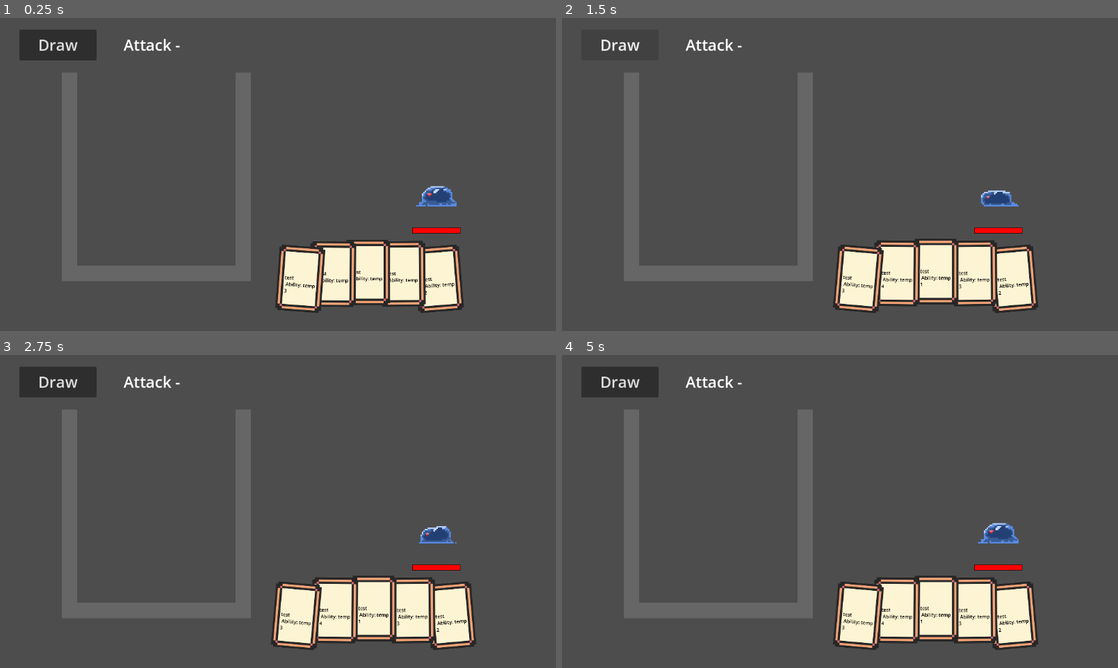
Above: before the commit, frames 1-4 (two rows, left to right).
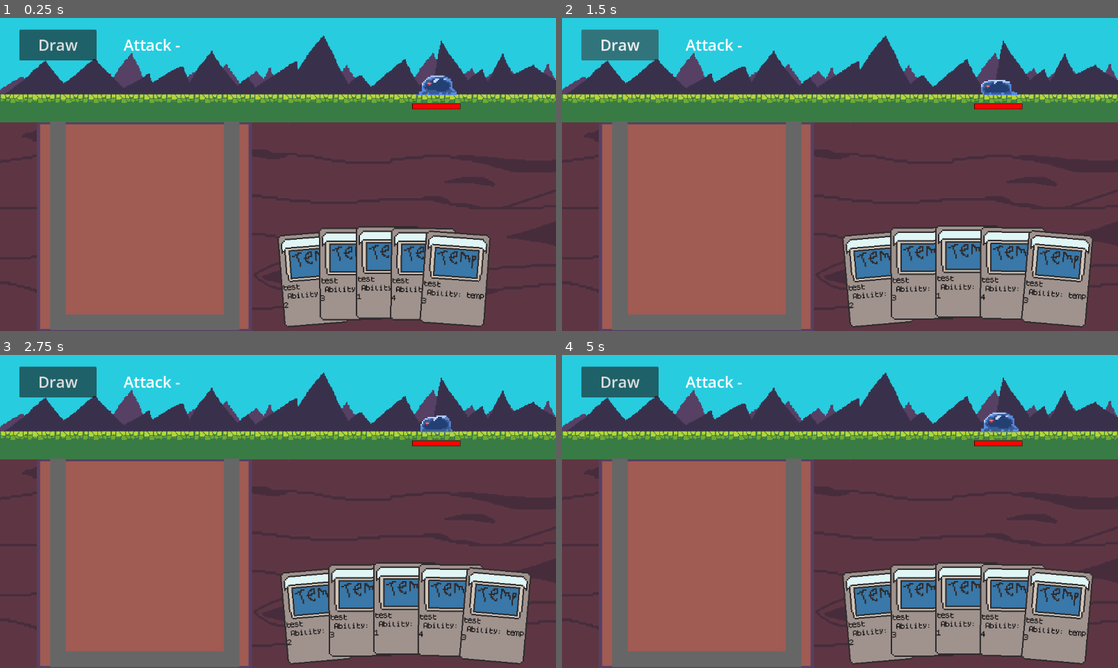
Above: after the commit, the same moments.

Repository: nmh6063-star/GameDesign-FinalProject
Game: Godot game, scene res://scenes/main.tscn
Two runs of this game, one before a commit and one after it. Both use one fixed random seed, a clock stepped at 60 frames per second and the inputs below.
Inputs (mouse positions are in pixels of both pictures, inside the frame that each line leads up to):
- Up to frame 1 (0.25 s): no input
- Up to frame 2 (1.5 s): move the mouse to (962, 158) at 0.52 s; hold D (right) 0.53-1.25 s; click (962, 158) at 0.6 s; click "Draw" at 1.25 s
- Up to frame 3 (2.75 s): move the mouse to (166, 527) at 2.02 s; hold A (left) from 2.03 s (still down); click (166, 527) at 2.1 s
- Up to frame 4 (5 s): move the mouse to (895, 442) at 2.77 s; release A (left) at 2.78 s; hold D (right) 2.78-4.28 s; tap Space (space) at 2.85 s; click (895, 442) at 3.05 s; move the mouse to (812, 574) at 3.52 s; click (812, 574) at 3.6 s; move the mouse to (1006, 558) at 4.27 s; hold A (left) from 4.28 s (still down); click (1006, 558) at 4.35 s

The runs differ from the first frame. In frame 1, 70% of the frame differs, in the area x 0-100%, y 0-100%; in frame 2, 72%; in frame 3, 72%; in frame 4, 72%.

Commit message:
Assets + small gameplay tweaks

Diff:
--- a/project.godot
+++ b/project.godot
@@ -221,6 +221,7 @@
 
 [rendering]
 
+textures/canvas_textures/default_texture_filter=0
 rendering_device/driver.windows="d3d12"
 renderer/rendering_method="gl_compatibility"
 renderer/rendering_method.mobile="gl_compatibility"
--- a/scenes/card.tscn
+++ b/scenes/card.tscn
@@ -1,25 +1,38 @@
 [gd_scene format=3 uid="uid://dx4o74gb1vkls"]
 
-[ext_resource type="Script" uid="uid://lv3dydsm70w4" path="res://card.gd" id="1_6u4wf"]
-[ext_resource type="Texture2D" uid="uid://u6l4n4vn83tn" path="res://assets/cardThing.png" id="1_d81rb"]
+[ext_resource type="Script" uid="uid://lv3dydsm70w4" path="res://scripts/card.gd" id="1_6u4wf"]
+[ext_resource type="Texture2D" uid="uid://dvrcd2kbcspvf" path="res://assets/CardBase.png" id="2_6u4wf"]
+[ext_resource type="FontFile" uid="uid://cayrjpy74afpm" path="res://assets/dogica/TTF/dogica.ttf" id="3_kg30u"]
+[ext_resource type="FontFile" uid="uid://ygxh47ffy164" path="res://assets/dogica/TTF/dogicabold.ttf" id="4_sy11y"]
+
+[sub_resource type="FontVariation" id="FontVariation_6ligt"]
+base_font = ExtResource("3_kg30u")
+spacing_glyph = -1
+
+[sub_resource type="FontVariation" id="FontVariation_kg30u"]
+base_font = ExtResource("4_sy11y")
+spacing_glyph = -1
 
 [sub_resource type="RectangleShape2D" id="RectangleShape2D_tefeu"]
-size = Vector2(480, 679.99994)
+size = Vector2(42.66668, 64.000015)
 
 [node name="Card" type="StaticBody2D" unique_id=1364125414]
-scale = Vector2(0.2, 0.2)
+scale = Vector2(3, 3)
 script = ExtResource("1_6u4wf")
 
 [node name="Sprite2D" type="Sprite2D" parent="." unique_id=699973711]
-texture = ExtResource("1_d81rb")
+texture = ExtResource("2_6u4wf")
 
 [node name="RichTextLabel" type="RichTextLabel" parent="Sprite2D" unique_id=24366303]
 modulate = Color(0, 0, 0, 1)
-offset_left = -159.99998
-offset_top = -40.00001
-offset_right = 159.99998
-offset_bottom = 239.99995
-theme_override_font_sizes/normal_font_size = 50
+offset_left = -22.222214
+offset_top = 2.7777786
+offset_right = 21.333336
+offset_bottom = 32.0
+theme_override_constants/line_separation = 2
+theme_override_fonts/normal_font = SubResource("FontVariation_6ligt")
+theme_override_fonts/bold_font = SubResource("FontVariation_kg30u")
+theme_override_font_sizes/normal_font_size = 4
 text = "Test"
 
 [node name="Area2D" type="Area2D" parent="." unique_id=180278618]
@@ -27,5 +40,39 @@
 scale = Vector2(0.99999964, 0.99999964)
 
 [node name="CollisionShape2D" type="CollisionShape2D" parent="Area2D" unique_id=734854945]
-position = Vector2(0, 4.7683716e-07)
+position = Vector2(1.2715661e-06, -4.999999)
 shape = SubResource("RectangleShape2D_tefeu")
+
+[node name="Info" type="Control" parent="." unique_id=579297667]
+visible = false
+layout_mode = 3
+anchors_preset = 0
+offset_top = 4.999999
+offset_right = 40.0
+offset_bottom = 45.0
+
+[node name="Panel" type="Panel" parent="Info" unique_id=226446113]
+layout_mode = 0
+offset_left = 21.333334
+offset_top = -66.33333
+offset_right = 61.333336
+offset_bottom = -26.333328
+scale = Vector2(1.626667, 1.8000003)
+
+[node name="RichTextLabel" type="RichTextLabel" parent="Info" unique_id=1172375028]
+layout_mode = 0
+offset_left = 22.666668
+offset_top = -63.666668
+offset_right = 82.66667
+offset_bottom = 3.0000038
+theme_override_constants/line_separation = 2
+theme_override_fonts/normal_font = SubResource("FontVariation_6ligt")
+theme_override_fonts/bold_font = SubResource("FontVariation_kg30u")
+theme_override_font_sizes/normal_font_size = 4
+text = "This is a placeholder info card!"
+
+[node name="Timer" type="Timer" parent="." unique_id=1196319958]
+wait_time = 0.5
+one_shot = true
+
+[connection signal="timeout" from="Timer" to="." method="_on_timer_timeout"]
--- /dev/null
+++ b/scenes/indicator_sprite.tscn
@@ -0,0 +1,8 @@
+[gd_scene format=3 uid="uid://dyoj8165ej3ax"]
+
+[ext_resource type="Texture2D" uid="uid://bw1g8w6rafqq8" path="res://assets/DownIndicator.png" id="1_fhjgc"]
+
+[node name="IndicatorSprite" type="Sprite2D" unique_id=722041512]
+modulate = Color(1, 1, 1, 0.5019608)
+scale = Vector2(1.8, 1.8)
+texture = ExtResource("1_fhjgc")
--- a/scenes/main.tscn
+++ b/scenes/main.tscn
@@ -3,9 +3,15 @@
 [ext_resource type="Script" uid="uid://s4qt6dvg74hs" path="res://scripts/ball.gd" id="1_o5qli"]
 [ext_resource type="Script" uid="uid://cftpvhiigjnfb" path="res://scripts/game_manager.gd" id="2_gm"]
 [ext_resource type="Script" uid="uid://cporlap5pcio6" path="res://scripts/box_out.gd" id="3_boxout"]
+[ext_resource type="Texture2D" uid="uid://cb5hmafbmxhfj" path="res://assets/WoodBack.png" id="3_o6xl0"]
 [ext_resource type="Texture2D" uid="uid://c705s3lh6osjc" path="res://assets/slime-Sheet.png" id="3_sugp2"]
+[ext_resource type="Texture2D" uid="uid://dxxvadmvkcnn5" path="res://assets/grassland.png" id="3_tipki"]
 [ext_resource type="Script" uid="uid://c84djf6lsmrg3" path="res://scripts/enemy.gd" id="4_enemy"]
+[ext_resource type="Texture2D" uid="uid://cux7863nh88cw" path="res://assets/CapsuleBall.png" id="5_85g3d"]
+[ext_resource type="FontFile" uid="uid://ygxh47ffy164" path="res://assets/dogica/TTF/dogicabold.ttf" id="6_choun"]
 [ext_resource type="Script" uid="uid://p3wyp646yn4m" path="res://scripts/card_manager.gd" id="6_o6xl0"]
+[ext_resource type="Script" uid="uid://bv761w1yohjv5" path="res://scripts/line_indicator.gd" id="11_ya4ey"]
+[ext_resource type="PackedScene" uid="uid://dyoj8165ej3ax" path="res://scenes/indicator_sprite.tscn" id="12_eb6dy"]
 
 [sub_resource type="GDScript" id="GDScript_0wfyh"]
 script/source = "extends Node2D
@@ -52,6 +58,11 @@
 "
 
 [sub_resource type="CircleShape2D" id="CircleShape2D_o5qli"]
+radius = 20.0
+
+[sub_resource type="FontVariation" id="FontVariation_ya4ey"]
+base_font = ExtResource("6_choun")
+spacing_glyph = -2
 
 [sub_resource type="AtlasTexture" id="AtlasTexture_jyhfs"]
 atlas = ExtResource("3_sugp2")
@@ -234,19 +245,52 @@
 [node name="GameManager" type="Node" parent="." unique_id=393182643]
 script = ExtResource("2_gm")
 
+[node name="WoodBack" type="Sprite2D" parent="." unique_id=1221723363]
+position = Vector2(248, 0)
+scale = Vector2(1.8, 1.8)
+texture = ExtResource("3_o6xl0")
+
+[node name="Overworld" type="Sprite2D" parent="." unique_id=1512669767]
+position = Vector2(248, 0)
+scale = Vector2(1.8, 1.8)
+texture = ExtResource("3_tipki")
+
+[node name="LineIndicator" type="Node2D" parent="." unique_id=692861044]
+position = Vector2(0, -35)
+script = ExtResource("11_ya4ey")
+
+[node name="IndicatorSprite" parent="LineIndicator" unique_id=722041512 instance=ExtResource("12_eb6dy")]
+
 [node name="Ball" type="RigidBody2D" parent="." unique_id=1860811735]
 visible = false
-position = Vector2(0, -144)
+position = Vector2(0, -83)
 gravity_scale = 0.0
 contact_monitor = true
 max_contacts_reported = 1
 script = ExtResource("1_o5qli")
 
+[node name="Sprite2D" type="Sprite2D" parent="Ball" unique_id=1556687559]
+scale = Vector2(1.25, 1.25)
+texture = ExtResource("5_85g3d")
+
 [node name="CollisionShape2D" type="CollisionShape2D" parent="Ball" unique_id=186235093]
 shape = SubResource("CircleShape2D_o5qli")
 debug_color = Color(0.99310964, 0, 0.24909496, 0.41960785)
 
 [node name="Polygon2D" type="Polygon2D" parent="Ball" unique_id=1960507745]
+
+[node name="RichTextLabel" type="RichTextLabel" parent="Ball" unique_id=366601379]
+offset_left = -20.0
+offset_top = -20.0
+offset_right = 20.0
+offset_bottom = 20.0
+theme_override_fonts/bold_font = SubResource("FontVariation_ya4ey")
+theme_override_font_sizes/bold_font_size = 8
+bbcode_enabled = true
+text = "[b]1[/b]"
+scroll_active = false
+horizontal_alignment = 1
+vertical_alignment = 1
 
 [node name="Camera2D" type="Camera2D" parent="." unique_id=1533831879]
 position = Vector2(248, 0)
@@ -274,8 +318,15 @@
 vertical_alignment = 1
 metadata/_edit_use_anchors_ = true
 
+[node name="MarginContainer" type="MarginContainer" parent="UI" unique_id=651569895]
+offset_right = 40.0
+offset_bottom = 40.0
+
+[node name="TextureRect" type="TextureRect" parent="UI/MarginContainer" unique_id=299898437]
+layout_mode = 2
+
 [node name="Box" type="StaticBody2D" parent="." unique_id=953407219]
-position = Vector2(-16, 8)
+position = Vector2(-40, 109)
 
 [node name="box_left" type="Polygon2D" parent="Box" unique_id=1832960912]
 position = Vector2(14, -226)
@@ -290,15 +341,16 @@
 polygon = PackedVector2Array(-25.082527, -26.711191, -25.082527, 25.979378, 26.127628, 25.979378, 26.127628, -26.711191, 21.947208, -26.711191, 21.947208, 22.076374, -20.902105, 22.076374, -20.902105, -26.711191)
 
 [node name="Enemy" type="Node2D" parent="." unique_id=144872954]
+position = Vector2(0, -230)
 script = ExtResource("4_enemy")
 
 [node name="HealthBar" type="Control" parent="Enemy" unique_id=9001001]
 layout_mode = 3
 anchors_preset = 0
 offset_left = 526.0
-offset_top = 110.0
+offset_top = 83.0
 offset_right = 626.0
-offset_bottom = 122.0
+offset_bottom = 95.0
 
 [node name="Background" type="ColorRect" parent="Enemy/HealthBar" unique_id=9001002]
 layout_mode = 1
@@ -343,7 +395,7 @@
 polygon = PackedVector2Array(-80, 0, -72, 0, -56, 32, -32, 48, 0, 56, 32, 48, 56, 32, 72, 0, 80, 0, 64, 32, 32, 56, 0, 64, -32, 56, -64, 32)
 
 [node name="CardManager" type="Node2D" parent="." unique_id=492797140]
-position = Vector2(336, 216)
+position = Vector2(184, 216)
 script = ExtResource("6_o6xl0")
 hand_curve = SubResource("Curve_o6xl0")
 rotation_curve = SubResource("Curve_tipki")
--- a/scripts/ball.gd
+++ b/scripts/ball.gd
@@ -41,11 +41,17 @@
 func _draw() -> void:
 	var radius := _radius()
 	var color := Color(0.3 + 0.05 * level, 0.8 - 0.06 * level, 0.3)
-	draw_circle(Vector2.ZERO, radius, color)
+	#draw_circle(Vector2.ZERO, radius, color)
+	var sprite = $Sprite2D
+	var texture_width = sprite.texture.get_width()
+	var scale_factor = (radius * 2) / texture_width
+	sprite.scale = Vector2(scale_factor, scale_factor)
+	sprite.modulate = color
 	var font := ThemeDB.fallback_font
 	var num := str(level)
 	var sz := font.get_string_size(num, HORIZONTAL_ALIGNMENT_LEFT, -1, LABEL_FONT_SIZE)
-	draw_string(font, Vector2(-sz.x / 2.0, sz.y / 2.0), num, HORIZONTAL_ALIGNMENT_LEFT, -1, LABEL_FONT_SIZE)
+	$RichTextLabel.text = num
+	#draw_string(font, Vector2(-sz.x / 2.0, sz.y / 2.0), num, HORIZONTAL_ALIGNMENT_LEFT, -1, LABEL_FONT_SIZE)
 
 func _physics_process(delta: float) -> void:
 	if set_up:
--- a/card.gd
+++ b/scripts/card.gd
@@ -11,6 +11,8 @@
 var raisedY = Vector2.ZERO
 var index = 0
 var details = null
+@onready var info = $Info
+@onready var timer = $Timer
 
 func _physics_process(delta: float) -> void:
 	self.position = self.position.lerp(targetPos + raisedY, delta * shuffleSpeed)
@@ -35,9 +37,17 @@
 	for i in range(result.size()):
 		colliders.append(result[i].collider)
 	if colliders.size() > 0 and colliders[0] == get_node("Area2D"):
+		if !hover:
+			timer.start()
+			info.rotation = -self.rotation
 		hover = true
 	else:
+		info.visible = false
 		hover = false
 
 	if hover and Input.is_action_just_pressed("play_card"):
 		get_parent().discard(index)
+
+
+func _on_timer_timeout() -> void:
+	info.visible = true
--- a/scripts/card_manager.gd
+++ b/scripts/card_manager.gd
@@ -4,7 +4,7 @@
 @export var rotation_curve: Curve
 
 @export var max_rotation_degrees := 5
-@export var x_sep := -560
+@export var x_sep := 50
 @export var y_min := 0
 @export var y_max := -15
 var hideSpeed = 10.0
@@ -44,6 +44,7 @@
 	child.queue_free()
 	_update_cards()
 	Global.ballInPlay._update_collision()
+	Global.ballInPlay.queue_redraw()
 	cardPlay = false
 
 
--- /dev/null
+++ b/scripts/line_indicator.gd
@@ -0,0 +1,18 @@
+extends Node2D
+
+var indicator = preload("res://scenes/indicator_sprite.tscn")
+
+func _ready() -> void:
+	var count = 0
+	while count < 6:
+		var inst = indicator.instantiate()
+		inst.position.y = count * 56
+		count += 1
+		add_child(inst)
+
+func _physics_process(delta: float) -> void:
+	if Global.ballInPlay and Global.ballInPlay.set_up:
+		self.visible = true
+		self.position.x = Global.ballInPlay.position.x
+	else:
+		self.visible = false
Binary file added: assets/CapsuleBall.png
Not shown, added: assets/CapsuleBall.png.import
Binary file added: assets/CardBase.png
Not shown, added: assets/CardBase.png.import
Binary file added: assets/DownIndicator.png
Not shown, added: assets/DownIndicator.png.import
Binary file added: assets/WoodBack.png
Not shown, added: assets/WoodBack.png.import
Binary file added: assets/dogica/Ascii GB Studio/01.png
Not shown, added: assets/dogica/Ascii GB Studio/01.png.import
Binary file added: assets/dogica/Ascii GB Studio/02.png
Not shown, added: assets/dogica/Ascii GB Studio/02.png.import
(and 33 more such lines)
